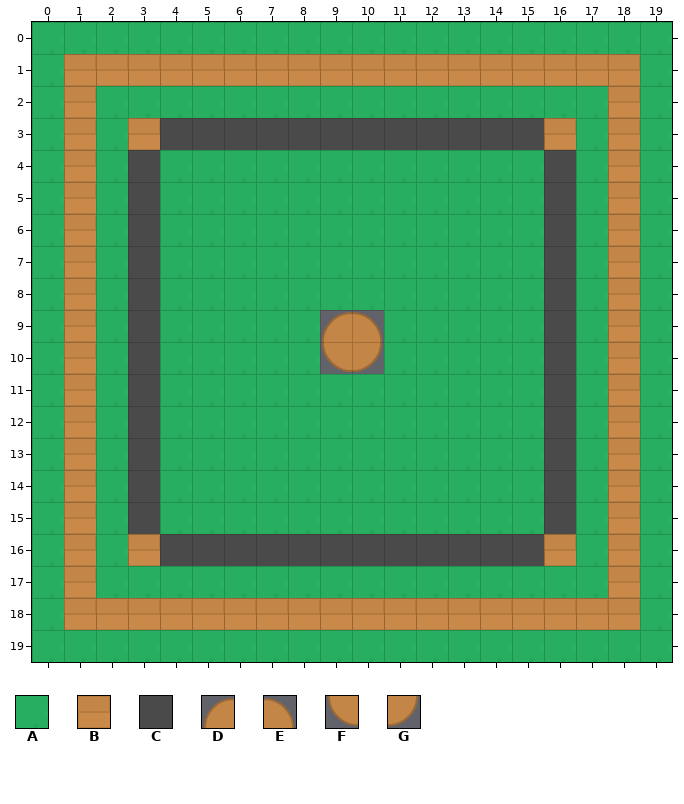
Level history. Tiled map: resources/locations/tilemaps/summer_island/tilemap.tmx. The first picture shows the starting point.
Cells are 32x32 px. Shown: x 0..19, y 0..19.
Key: from "tilesheet_complete": A 32, B 136, C 163, D 1982, E 1983, F 2036, G 2037.
_ is an empty cell.
Layers that did not change in this view are not listed.
Layer "grass" before, first column x 0:
 0 AAAAAAAAAAAAAAAAAAAA
 1 ABBBBBBBBBBBBBBBBBBA
 2 ABAAAAAAAAAAAAAAAABA
 3 ABABCCCCCCCCCCCCBABA
 4 ABACAAAAAAAAAAAACABA
 5 ABACAAAAAAAAAAAACABA
 6 ABACAAAAAAAAAAAACABA
 7 ABACAAAAAAAAAAAACABA
 8 ABACAAAAAAAAAAAACABA
 9 ABACAAAAADEAAAAACABA
10 ABACAAAAAFGAAAAACABA
11 ABACAAAAAAAAAAAACABA
12 ABACAAAAAAAAAAAACABA
13 ABACAAAAAAAAAAAACABA
14 ABACAAAAAAAAAAAACABA
15 ABACAAAAAAAAAAAACABA
16 ABABCCCCCCCCCCCCBABA
17 ABAAAAAAAAAAAAAAAABA
18 ABBBBBBBBBBBBBBBBBBA
19 AAAAAAAAAAAAAAAAAAAA
After:
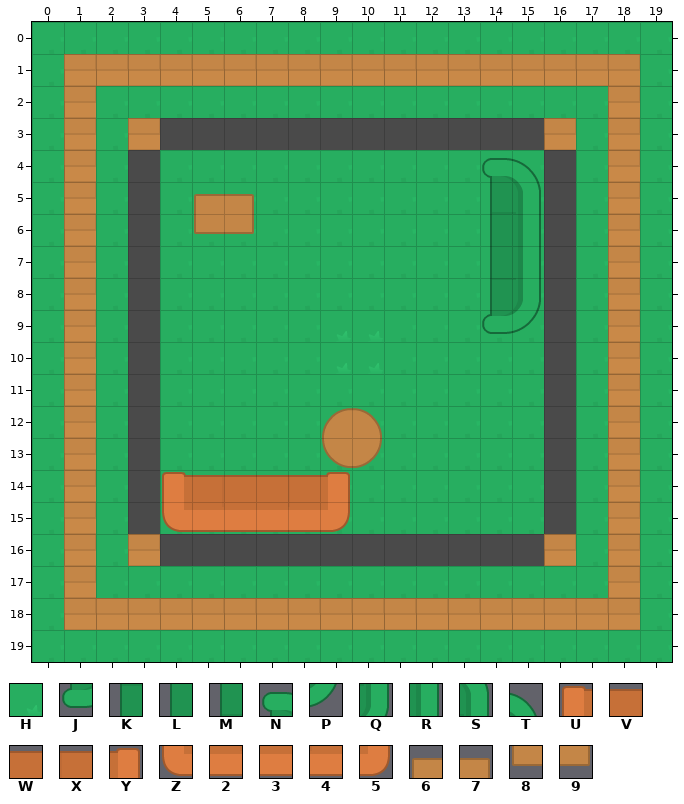
Further tiles: from "tilesheet_complete": H 0, J 1756 turned 270, K 1757 turned 270, L 1758 turned 270, M 1760 turned 270, N 1761 turned 270, P 1810 turned 270, Q 1811 turned 270, R 1812 turned 270, S 1814 turned 270, T 1815 turned 270, U 1864, V 1865, W 1866, X 1868, Y 1869, Z 1918, 2 1919, 3 1920, 4 1922, 5 1923, 6 1990, 7 1991, 8 2044, 9 2045.
Tiles of an added or newly shown layer are drawn over the layers below it.
What changed:
Layer "grass":
Tile D gives way to tile H in row 9 at x 9.
Tile E gives way to tile H in row 9 at x 10.
Tile F gives way to tile H in row 10 at x 9.
Tile G gives way to tile H in row 10 at x 10.
Layer "under_objects" (added):
The edit adds tile 2 in row 15 at x 5.
The edit adds tile 3 in row 15 at x 6 to 7.
The edit adds tile 4 in row 15 at x 8.
The edit adds tile 5 in row 15 at x 9.
The edit adds tile J in row 9 at x 14.
The edit adds tile K in row 8 at x 14.
The edit adds tile L in rows 6 to 7 at x 14.
The edit adds tile M in row 5 at x 14.
The edit adds tile N in row 4 at x 14.
The edit adds tile P in row 9 at x 15.
The edit adds tile Q in row 8 at x 15.
The edit adds tile R in rows 6 to 7 at x 15.
The edit adds tile S in row 5 at x 15.
The edit adds tile T in row 4 at x 15.
The edit adds tile U in row 14 at x 4.
The edit adds tile V in row 14 at x 5.
The edit adds tile W in row 14 at x 6 to 7.
The edit adds tile X in row 14 at x 8.
The edit adds tile Y in row 14 at x 9.
The edit adds tile Z in row 15 at x 4.
Layer "roof_objects" (added):
The edit adds tile 6 in row 5 at x 5.
The edit adds tile 7 in row 5 at x 6.
The edit adds tile 8 in row 6 at x 5.
The edit adds tile 9 in row 6 at x 6.
The edit adds tile D in row 12 at x 9.
The edit adds tile E in row 12 at x 10.
The edit adds tile F in row 13 at x 9.
The edit adds tile G in row 13 at x 10.
